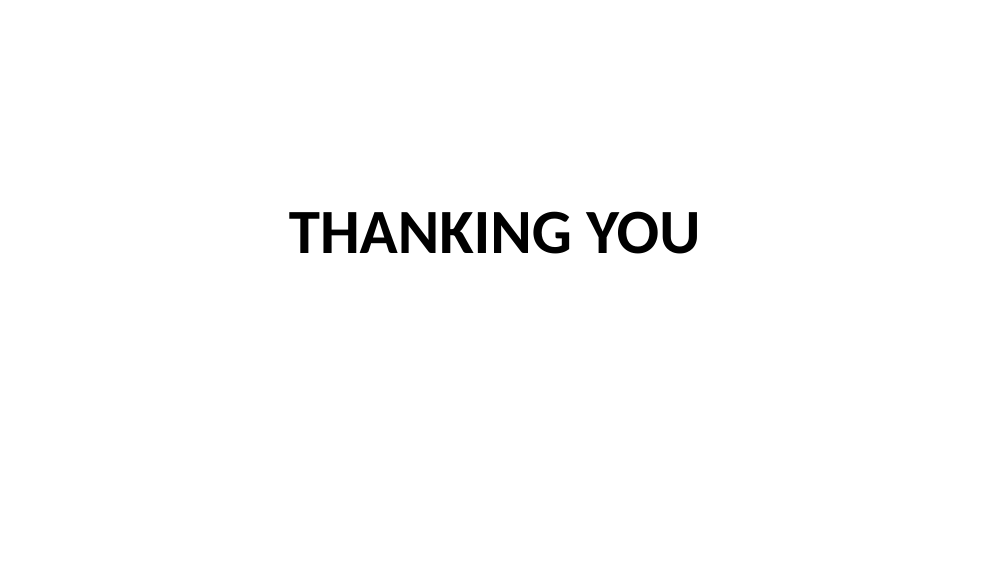
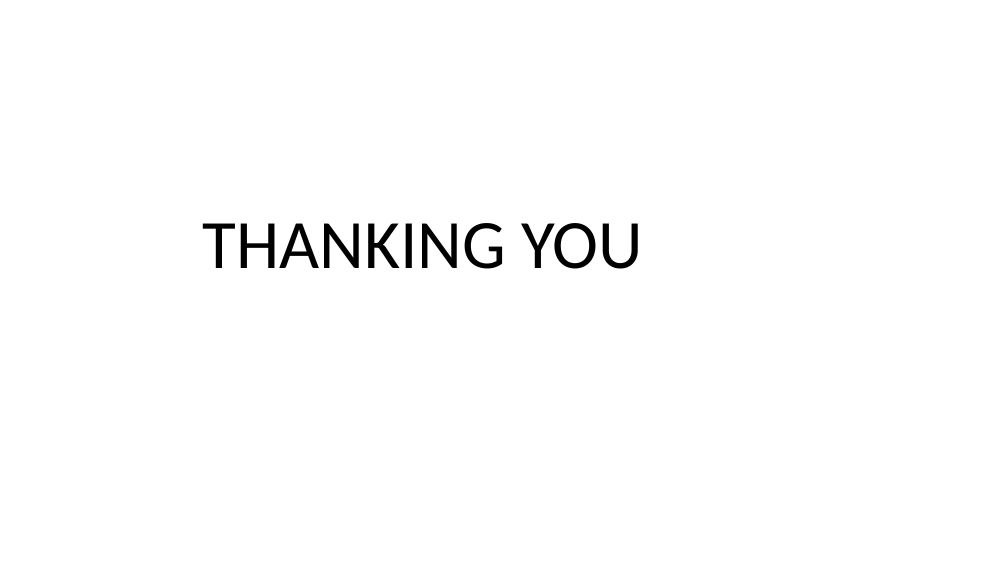
Before and after one commit to Ilakiya-dilli/122202491nanmudhalvan-project, a slide deck: slide 10 of EMPLOYEE DATA BASE.pptx (slide 3 before the commit). Drawn at 1008x567 pixels with LibreOffice and Linux fonts; fonts in the diff are those of the drawing. Boxes give left, top, right and bottom in pixels: in the first picture for what was removed or moved away, otherwise in the second. Text is boxed around its words. In the diff, an @@ line names an element or a change of style, - is before the commit and + after.

```diff
--- a/EMPLOYEE DATA BASE.pptx
+++ b/EMPLOYEE DATA BASE.pptx
@@ title "THANKING YOU": place and size @@
-title "THANKING YOU" at <box>289,211,700,254</box>
+title "THANKING YOU" at <box>202,223,643,269</box>
@@ title "THANKING YOU" at <box>202,223,643,269</box>: size 60 to 66 pt, bold off @@
```
Also in this commit, not shown: 7 slides added.
